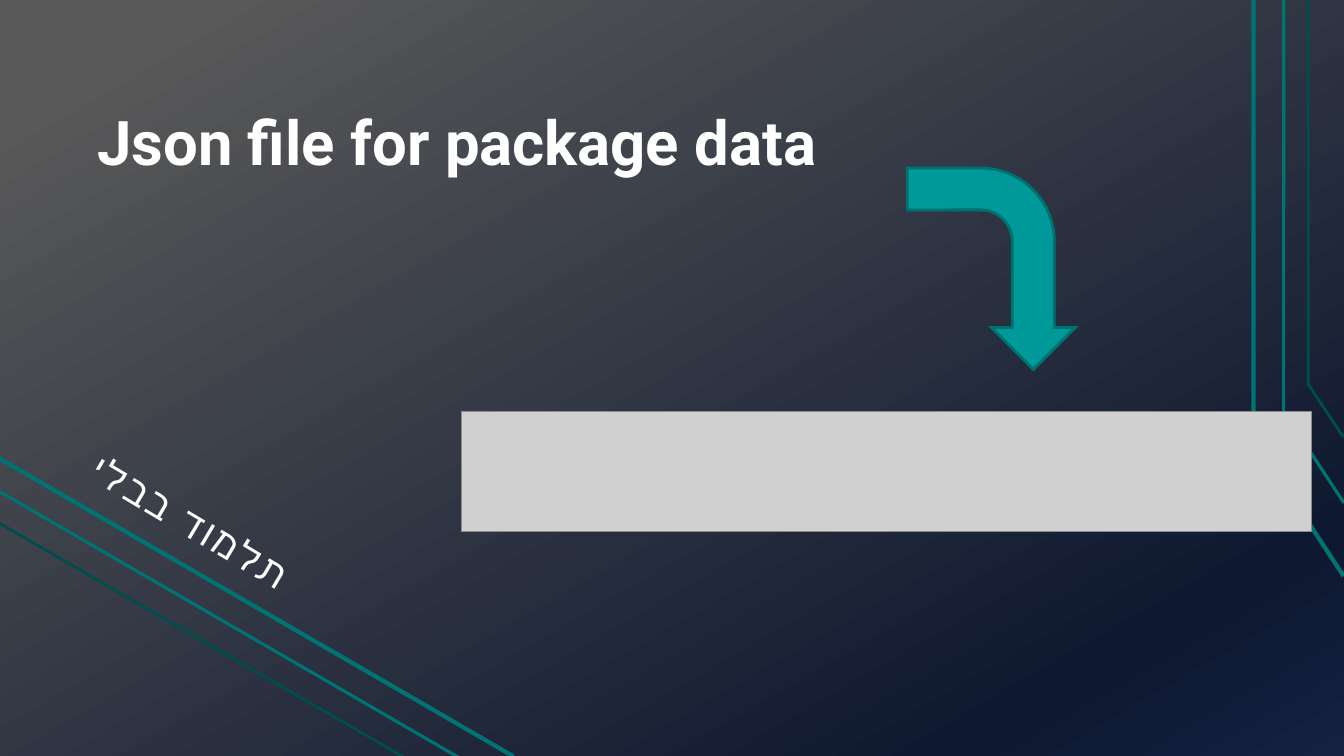
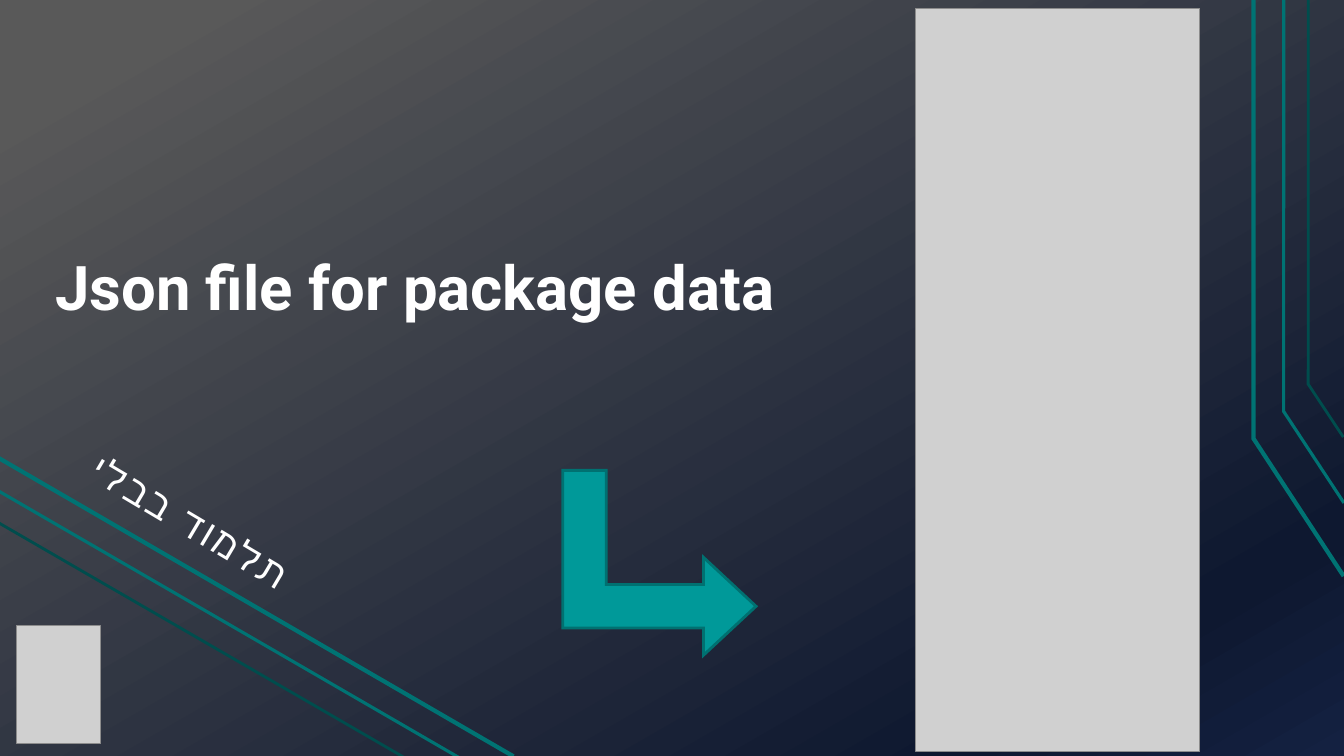
Before and after one commit to TechnionTDK/jbs-text2json, a slide deck: slide 7 of Text2Json.pptx (slide 12 before the commit). Drawn at 1344x756 pixels with LibreOffice and Linux fonts; fonts in the diff are those of the drawing; grey boxes stand for pictures. Boxes give left, top, right and bottom in pixels: in the first picture for what was removed or moved away, otherwise in the second. Text is boxed around its words. In the diff, an @@ line names an element or a change of style, - is before the commit and + after.

```diff
--- a/Text2Json.pptx
+++ b/Text2Json.pptx
@@ picture added at (x1=915, y1=8, x2=1200, y2=751) @@
@@ bent arrow removed at (x1=907, y1=168, x2=1075, y2=370) @@
@@ title "Json file for package data" moved from (x1=97, y1=118, x2=816, y2=178) to (x1=55, y1=263, x2=774, y2=323) @@
@@ picture removed at (x1=462, y1=411, x2=1312, y2=531) @@
@@ bent up arrow added at (x1=562, y1=470, x2=756, y2=655), fill #009999, outline #007171 2 pt @@
@@ picture added at (x1=16, y1=626, x2=100, y2=744) @@
```
Also in this commit, not shown: 7 other slides changed, 5 slides added, 1 slide removed.
